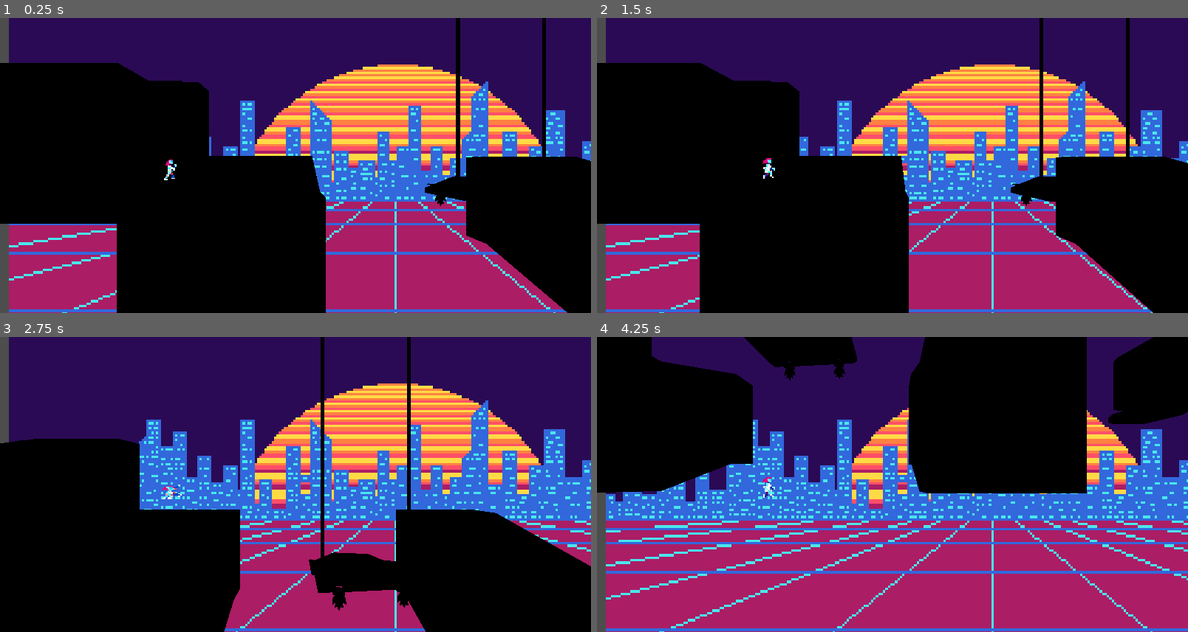
Above: before the commit, frames 1-4 (two rows, left to right).
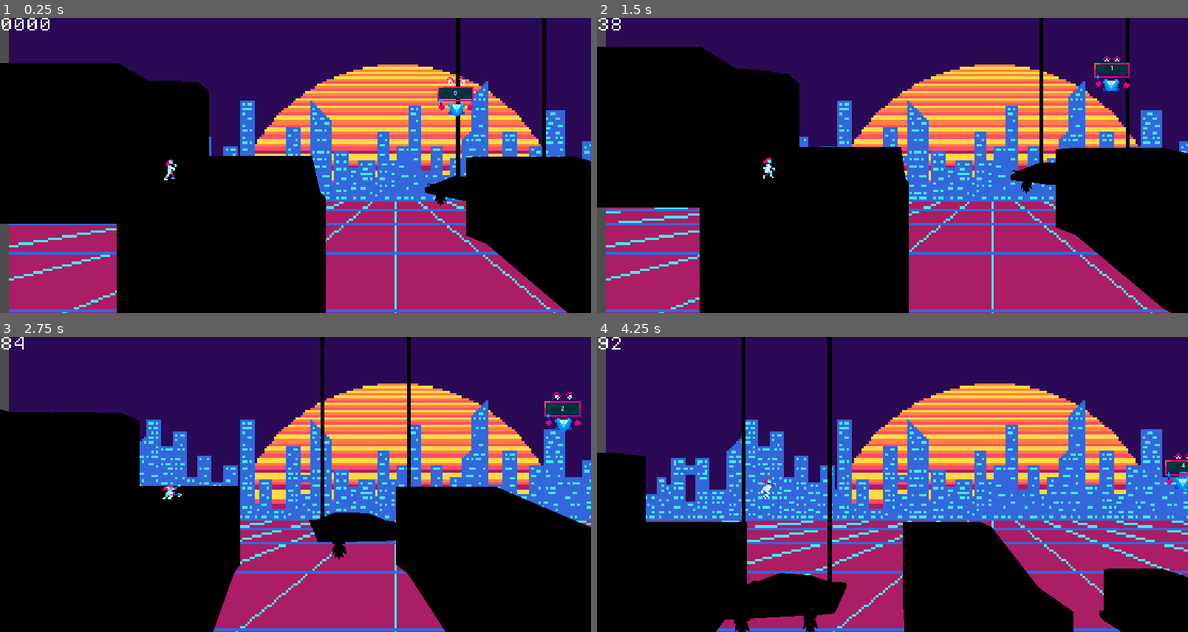
Above: after the commit, the same moments.

Repository: NebulaCoffee/SKG2026-score-gameshow
Game: Godot game, scene res://Scenes/LevelChunks/start.tscn
The game is run twice, just before and just after one commit, with the same random seed, the same clock (stepped at 60 frames per second) and the same inputs. This scene is started directly instead of the project's main scene.
Inputs:
- Up to frame 1 (0.25 s): no input
- Up to frame 2 (1.5 s): hold Right (ui_right) 0.53-1.28 s; tap Shift (slide) at 0.6, 1.35 s; tap Space (jump) at 0.77 s; hold Left (ui_left) from 1.28 s (still down)
- Up to frame 3 (2.75 s): tap Space (jump) at 1.52 s; release Left (ui_left) at 2.03 s; hold Right (ui_right) from 2.03 s (still down); tap Shift (slide) at 2.1 s
- Up to frame 4 (4.25 s): tap Shift (slide) at 2.85, 3.6 s; tap Space (jump) at 3.02, 3.77 s; release Right (ui_right) at 3.53 s; hold Left (ui_left) from 3.53 s (still down)

The runs differ from the first frame. In frame 1, 0.6% of the frame differs, in the area x 0-81%, y 0-34%; in frame 2, 5.6%; in frame 3, 11%; in frame 4, 55%, in the area x 0-100%, y 0-100%.

Commit message:
Playable
Added score guy to the start scene - game is now playable from start to finish!

Diff:
--- a/Scenes/LevelChunks/start.tscn
+++ b/Scenes/LevelChunks/start.tscn
@@ -6,9 +6,13 @@
 [ext_resource type="PackedScene" uid="uid://bnj2e53ge1fyh" path="res://Scenes/LevelGeometry/slanted_roof2.tscn" id="5_gsakl"]
 [ext_resource type="PackedScene" uid="uid://y6fr4t71pqff" path="res://Scenes/player.tscn" id="6_6t7n2"]
 [ext_resource type="Script" uid="uid://br6xyck80j40v" path="res://Scripts/load_next_chunk.gd" id="6_o6tyc"]
+[ext_resource type="Script" uid="uid://rj5vvt3gh5hx" path="res://Scripts/world_boundary.gd" id="7_i31uf"]
+[ext_resource type="PackedScene" uid="uid://domav2ro4dq8e" path="res://Scenes/high_score.tscn" id="8_svq3t"]
 
 [sub_resource type="BoxShape3D" id="BoxShape3D_i31uf"]
 size = Vector3(1205.5303, 12.7496395, 186.81616)
+
+[sub_resource type="WorldBoundaryShape3D" id="WorldBoundaryShape3D_ganen"]
 
 [node name="Start" type="Node3D" unique_id=872238276]
 
@@ -45,4 +49,17 @@
 transform = Transform3D(-4.371139e-08, -1, 0, 1, -4.371139e-08, 0, 0, 0, 1, 6.5011597, 2.841746e-07, 0)
 shape = SubResource("BoxShape3D_i31uf")
 
+[node name="World Boundary" type="Area3D" parent="." unique_id=875585830]
+transform = Transform3D(1, 0, 0, 0, 1, 0, 0, 0, 1, 446, -184.51575, 0)
+collision_layer = 2
+collision_mask = 2
+script = ExtResource("7_i31uf")
+
+[node name="CollisionShape3D" type="CollisionShape3D" parent="World Boundary" unique_id=1451988462]
+shape = SubResource("WorldBoundaryShape3D_ganen")
+
+[node name="HighScore" parent="." unique_id=827438343 instance=ExtResource("8_svq3t")]
+transform = Transform3D(50, 0, 0, 0, 50, 0, 0, 0, 1, 238.5929, 69.50528, 17.23877)
+
 [connection signal="body_entered" from="Area3D" to="Area3D" method="_on_body_entered"]
+[connection signal="area_entered" from="World Boundary" to="World Boundary" method="_on_area_entered"]
--- a/Scenes/high_score.tscn
+++ b/Scenes/high_score.tscn
@@ -100,7 +100,7 @@
 }]
 
 [sub_resource type="BoxShape3D" id="BoxShape3D_lyy7e"]
-size = Vector3(0.5032163, 0.5421829, 6.0536804)
+size = Vector3(0.5032163, 5.005602, 28.582993)
 
 [node name="HighScore" type="Node3D" unique_id=827438343]
 script = ExtResource("1_v2gce")
@@ -110,6 +110,8 @@
 autostart = true
 
 [node name="CharacterBody3D" type="CharacterBody3D" parent="." unique_id=1525740006]
+collision_layer = 0
+collision_mask = 0
 motion_mode = 1
 
 [node name="CollisionShape3D" type="CollisionShape3D" parent="CharacterBody3D" unique_id=338661654]
@@ -139,7 +141,7 @@
 collision_mask = 2
 
 [node name="CollisionShape3D" type="CollisionShape3D" parent="CharacterBody3D/Area3D" unique_id=1825447028]
-transform = Transform3D(1, 0, 0, 0, 1, 0, 0, 0, 1, -0.0075009763, 0.044002533, -0.019093394)
+transform = Transform3D(1, 0, 0, 0, 1, 0, 0, 0, 1, -0.0075009763, -0.3231783, -11.28375)
 shape = SubResource("BoxShape3D_lyy7e")
 
 [connection signal="timeout" from="Timer" to="." method="_on_timer_timeout"]
--- a/Scenes/player.tscn
+++ b/Scenes/player.tscn
@@ -3,6 +3,7 @@
 [ext_resource type="Script" uid="uid://cw77017130l24" path="res://Scripts/player.gd" id="1_cvnsp"]
 [ext_resource type="Texture2D" uid="uid://dtxfogs8vdi5b" path="res://Assets/2D/playerchar2.png" id="2_6t5aa"]
 [ext_resource type="Texture2D" uid="uid://dhfgafhl3eefh" path="res://Assets/2D/background.png" id="3_6t5aa"]
+[ext_resource type="Theme" uid="uid://cm2hd6v7a4h2m" path="res://themes/score.tres" id="4_vgqql"]
 
 [sub_resource type="BoxShape3D" id="BoxShape3D_ganen"]
 size = Vector3(8, 16, 1)
@@ -329,6 +330,14 @@
 transform = Transform3D(1, 0, 0, 0, 1, 0, 0, 0, 1, 0, 0, -261.70538)
 mesh = SubResource("QuadMesh_ganen")
 
+[node name="CanvasLayer" type="CanvasLayer" parent="PlayerChar/PlayerCam/Camera3D" unique_id=1279938142]
+
+[node name="Speed" type="RichTextLabel" parent="PlayerChar/PlayerCam/Camera3D/CanvasLayer" unique_id=981847884]
+offset_right = 40.0
+offset_bottom = 40.0
+theme = ExtResource("4_vgqql")
+text = "0000"
+
 [node name="Area3D" type="Area3D" parent="PlayerChar" unique_id=464511123]
 collision_layer = 2
 collision_mask = 2
--- /dev/null
+++ b/Scenes/score_boost.tscn
@@ -0,0 +1,17 @@
+[gd_scene format=3 uid="uid://toogw0v23apm"]
+
+[ext_resource type="Script" uid="uid://d20uj0p8fyoit" path="res://Scripts/score_boost.gd" id="1_fyido"]
+[ext_resource type="FontFile" uid="uid://bygjkoh3ru3lu" path="res://Assets/Fonts/PixelOperator8.ttf" id="2_mq16y"]
+
+[node name="ScoreBoost" type="Node3D" unique_id=263407822]
+script = ExtResource("1_fyido")
+
+[node name="Area3D" type="Area3D" parent="." unique_id=1095564163]
+
+[node name="CollisionShape3D" type="CollisionShape3D" parent="Area3D" unique_id=2057474747]
+
+[node name="ScoreText" type="Label3D" parent="." unique_id=2091766020]
+text = "100"
+font = ExtResource("2_mq16y")
+
+[connection signal="area_entered" from="Area3D" to="." method="_on_area_3d_area_entered"]
--- a/Scripts/high_score.gd
+++ b/Scripts/high_score.gd
@@ -53,7 +53,7 @@
 	score_emit.emit(current_score)
 
 func load_end_scene()->void:
-	print("GAME OVER!")
+	Globals.current_score = Globals.current_score*2
 	get_tree().change_scene_to_file("res://Scenes/High score screen/high_score_screen.tscn")
 
 
--- a/Scripts/player.gd
+++ b/Scripts/player.gd
@@ -8,6 +8,7 @@
 @onready var groundhit: RayCast3D = $PlayerChar/GroundHit
 @onready var side_hit: RayCast3D = $PlayerChar/SideHit
 @onready var jump_timer: Timer = $JumpTimer
+@onready var speed_text: RichTextLabel = $PlayerChar/PlayerCam/Camera3D/CanvasLayer/Speed
 
 # Variables
 @export var speed: int # Determines the current speed of the character
@@ -48,7 +49,9 @@
 		_set_ani("running",1)
 		start = false
 		running = true
+		air = true
 	speed += 0.1
+	speed_text.text = str(speed)
 	player_ani.speed_scale += (speed/100)
 	if player_ani.speed_scale > 25:
 		player_ani.speed_scale = 25
@@ -78,6 +81,7 @@
 func slide()->void:
 	player_col.shape.size.y = 8
 	player_col.position.y = -8
+	fallspeed = 4
 	_set_ani("skid",2)
 	jumping = false
 	await player_ani.animation_finished
@@ -100,6 +104,7 @@
 func normal() -> void:
 	player_col.shape.size = defult_col
 	player_col.position = col_pos
+	fallspeed = 2
 	jumping = false
 	running = true
 	_set_ani("running",0)
--- /dev/null
+++ b/Scripts/score_boost.gd
@@ -0,0 +1,10 @@
+extends Node3D
+
+var score : int
+@onready var score_text: Label3D = $ScoreText
+
+func _ready() -> void:
+	pass
+
+func _on_area_3d_area_entered(area: Area3D) -> void:
+	Globals.current_score += score
--- /dev/null
+++ b/Scripts/world_boundary.gd
@@ -0,0 +1,7 @@
+extends Area3D
+
+
+
+func _on_area_entered(area: Area3D) -> void:
+	print(area)
+	get_tree().change_scene_to_file("res://Scenes/High score screen/high_score_screen.tscn")
Not shown, added: Scripts/score_boost.gd.uid
Not shown, added: Scripts/world_boundary.gd.uid
